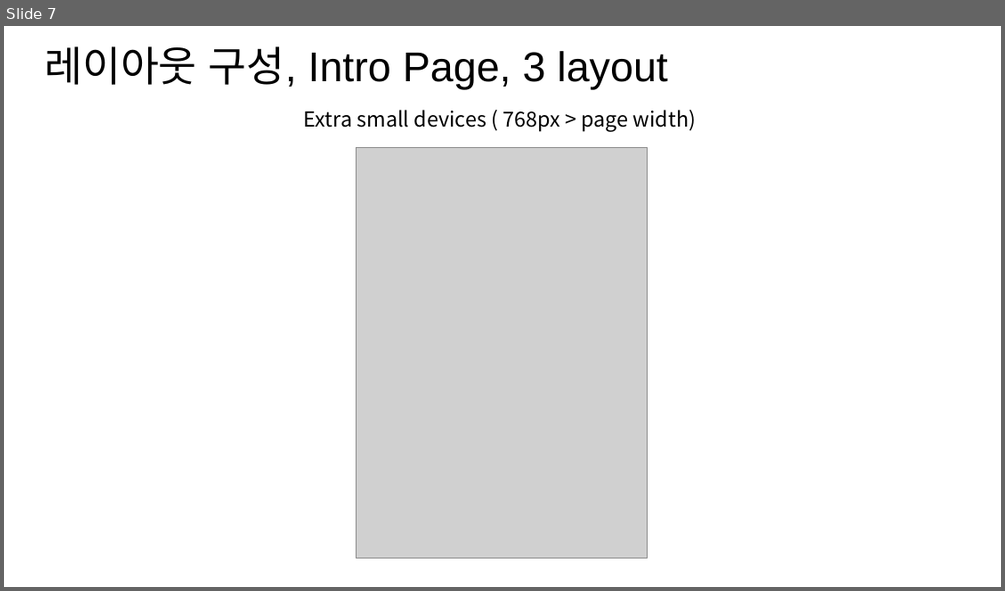
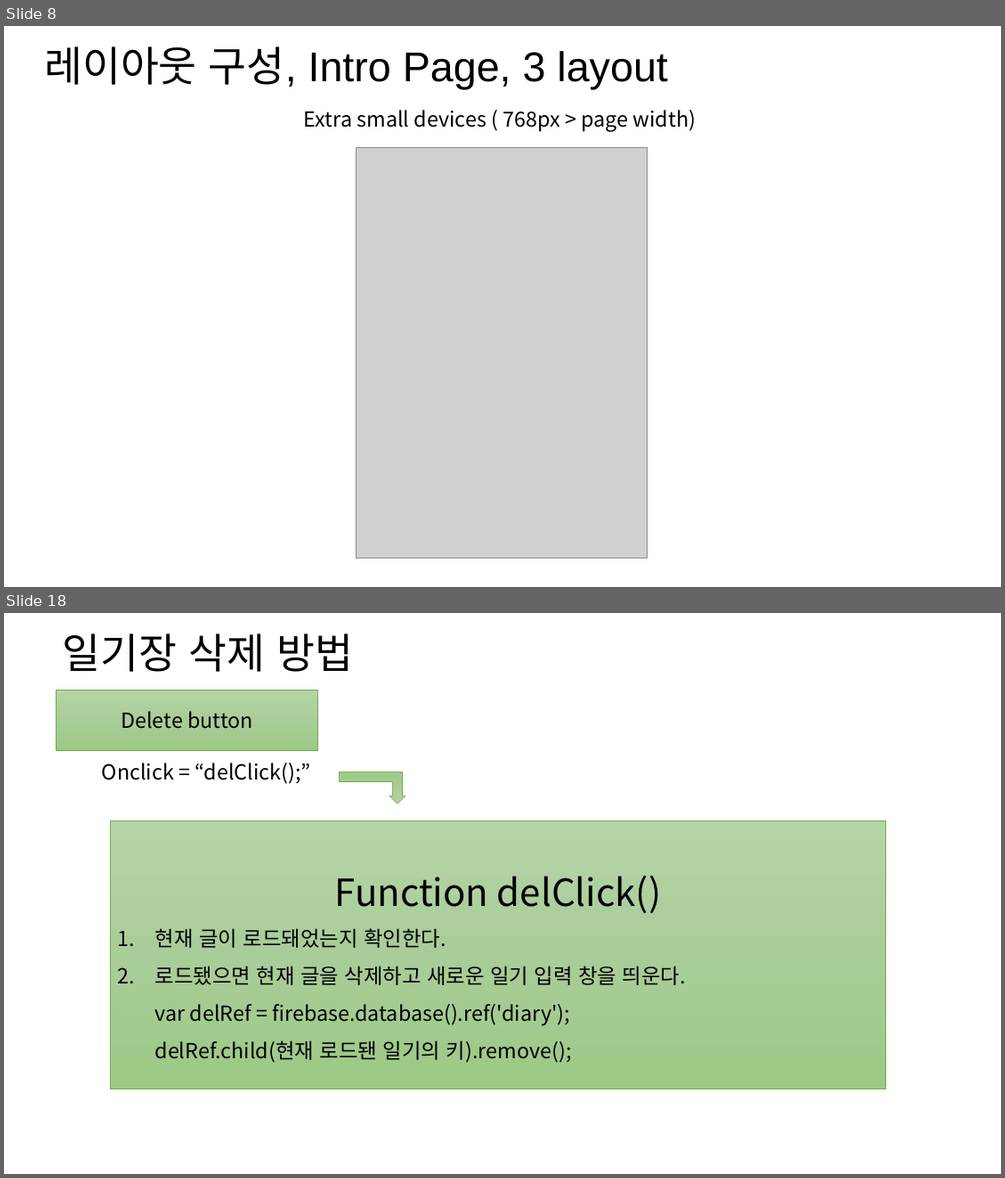
Before and after one commit to naem1023/PROJECT_webProgramming, a slide deck: project_doc_201611263_박성호.pptx. Shown one above the other, each under a label of ours: slide 7 before the commit, slides 8 and 18 after it; the slides between them are not shown. The pictures are 1005x591 and 1005x1178 pixels, drawn with LibreOffice and Linux fonts; fonts in the diff are those of the drawing; grey boxes stand for pictures. Boxes give left, top, right and bottom in pixels: in the first picture for what was removed or moved away, otherwise in the second. Text is boxed around its words. In the diff, an @@ line names an element or a change of style, - is before the commit and + after.

```diff
--- a/project_doc_201611263_박성호.pptx
+++ b/project_doc_201611263_박성호.pptx
@@ slide 18 added at <box>4,613,1001,1174</box>, background #FFFFFF @@
@@ text added at <box>63,633,353,672</box>, 40 pt, text #000000 @@
+일기장 삭제 방법
@@ rectangle added at <box>57,690,318,751</box>, fill gradient #B5D5A7 to #AACE9A to #9CC987, outline #70AD47 0.5 pt, 20 pt, text #000000 @@
+Delete button
@@ text added at <box>102,763,311,784</box>, 20 pt, text #000000 @@
+Onclick = “delClick();”
@@ bent up arrow added at <box>339,771,405,803</box>, fill gradient #B5D5A7 to #AACE9A to #9CC987, outline #70AD47 0.5 pt @@
@@ rectangle added at <box>110,820,886,1088</box>, fill gradient #B5D5A7 to #AACE9A to #9CC987, outline #70AD47 0.5 pt, 20 pt, text #000000 @@
+Function delClick()
+1. 현재 글이 로드돼었는지 확인한다.
+2. 로드됐으면 현재 글을 삭제하고 새로운 일기 입력 창을 띄운다.
+   var delRef = firebase.database().ref('diary');
+   delRef.child(현재 로드됀 일기의 키).remove();
@@ what was slide 7 is now slide 8 @@
```
Also in this commit, not shown: 1 slide changed, 14 other slides added, 1 slide removed, 7 other files.
